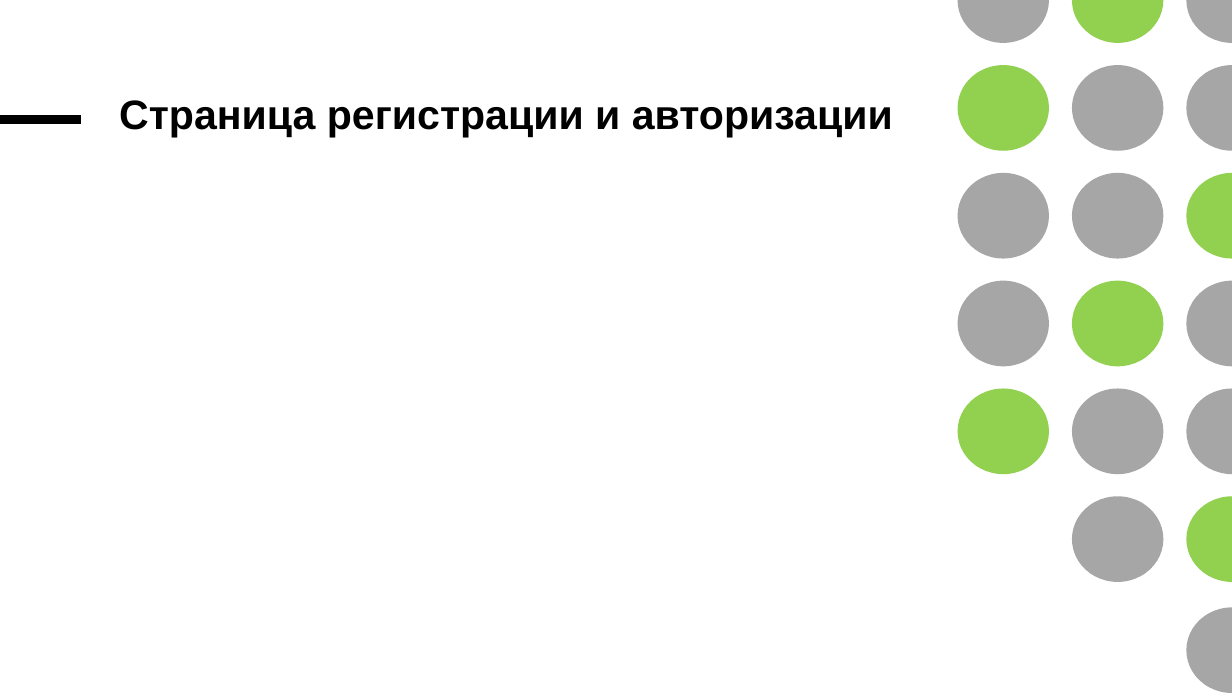
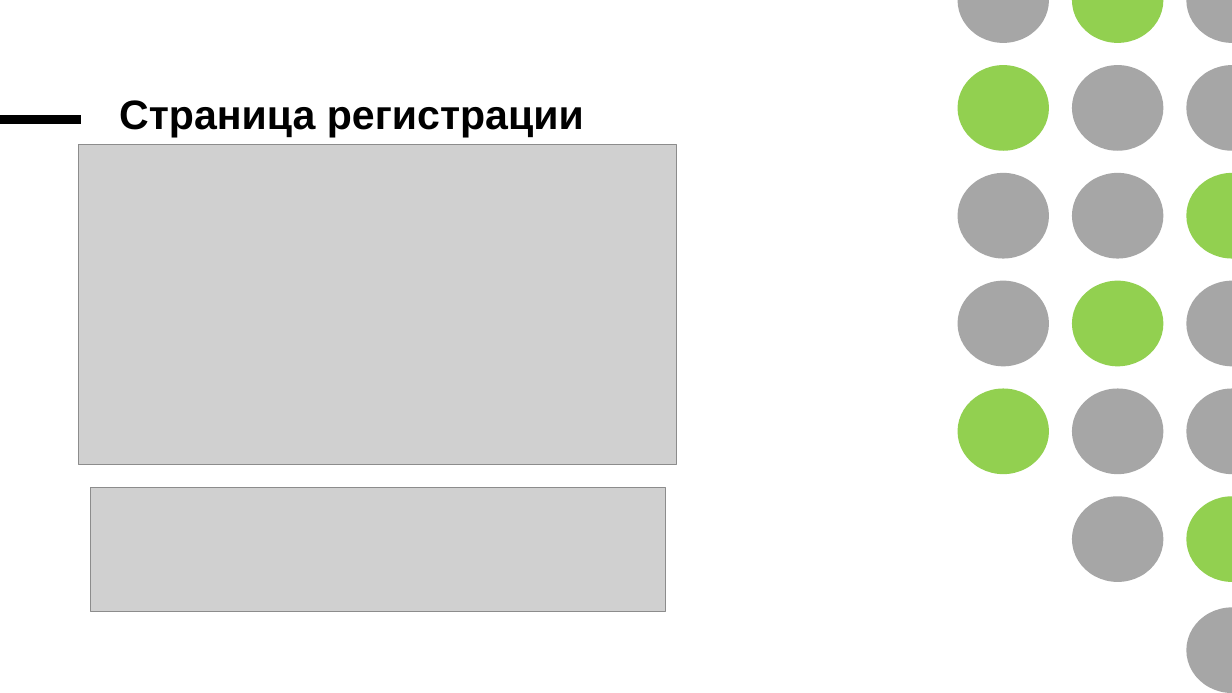
Before and after one commit to sa1kri/Kompas-v19, a slide deck: slide 6 of Презентация 15.pptx (slide 5 before the commit). Drawn at 1232x693 pixels with LibreOffice and Linux fonts; fonts in the diff are those of the drawing; grey boxes stand for pictures. Boxes give left, top, right and bottom in pixels: in the first picture for what was removed or moved away, otherwise in the second. Text is boxed around its words. In the diff, an @@ line names an element or a change of style, - is before the commit and + after.

```diff
--- a/Презентация 15.pptx
+++ b/Презентация 15.pptx
@@ title at [119, 100, 584, 138]: text changed @@
-Страница регистрации и авторизации
+Страница регистрации
@@ picture added at [79, 144, 677, 465] @@
@@ picture added at [91, 487, 665, 611] @@
```
Also in this commit, not shown: 7 other slides changed, 3 slides added, 1 slide removed.
